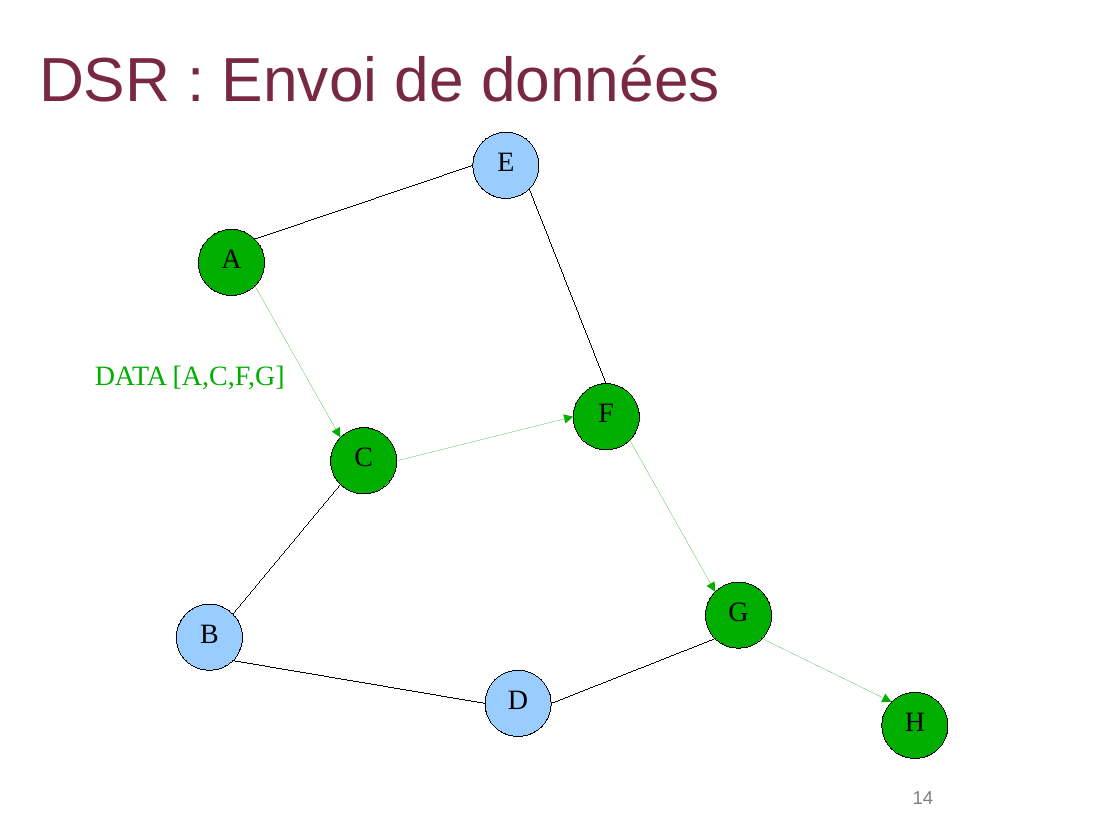
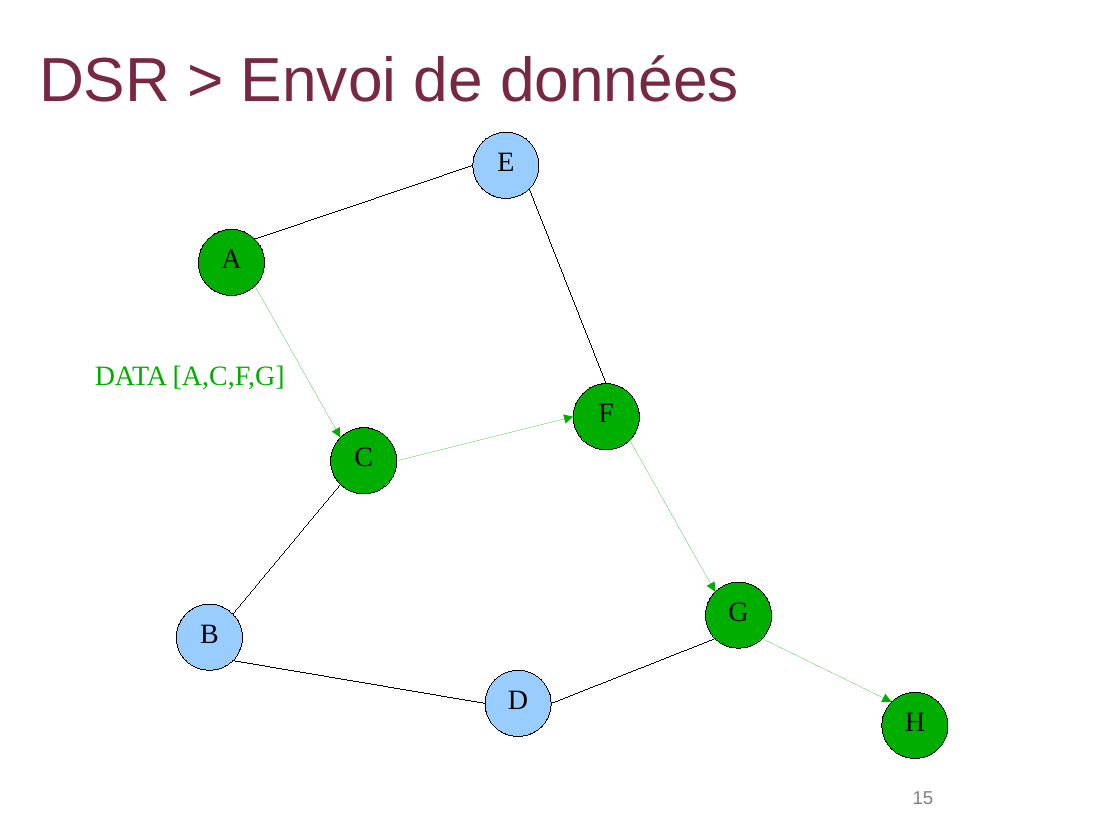
Before and after one commit to lbarbisan/adhoc, a slide deck: slide 15 of work/les_routages_adhoc.odp (slide 14 before the commit). Drawn at 1120x840 pixels with LibreOffice and Linux fonts; fonts in the diff are those of the drawing; background and template pictures are left out. Boxes give left, top, right and bottom in pixels: in the first picture for what was removed or moved away, otherwise in the second. Text is boxed around its words. In the diff, an @@ line names an element or a change of style, - is before the commit and + after.

```diff
--- a/work/les_routages_adhoc.odp
+++ b/work/les_routages_adhoc.odp
@@ title at (39,55,739,102): text changed @@
-DSR : Envoi de données
+DSR > Envoi de données
@@ page number at (913,791,934,804): text changed @@
-14
+15
```
Also in this commit, not shown: 11 other slides changed, 6 slides added, 5 slides removed, 1 other file.
